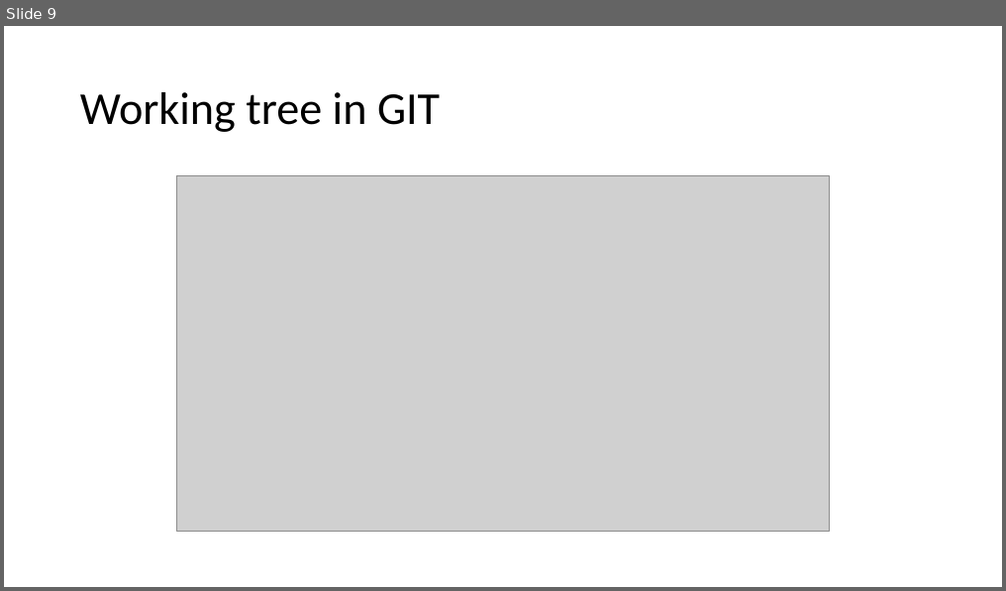
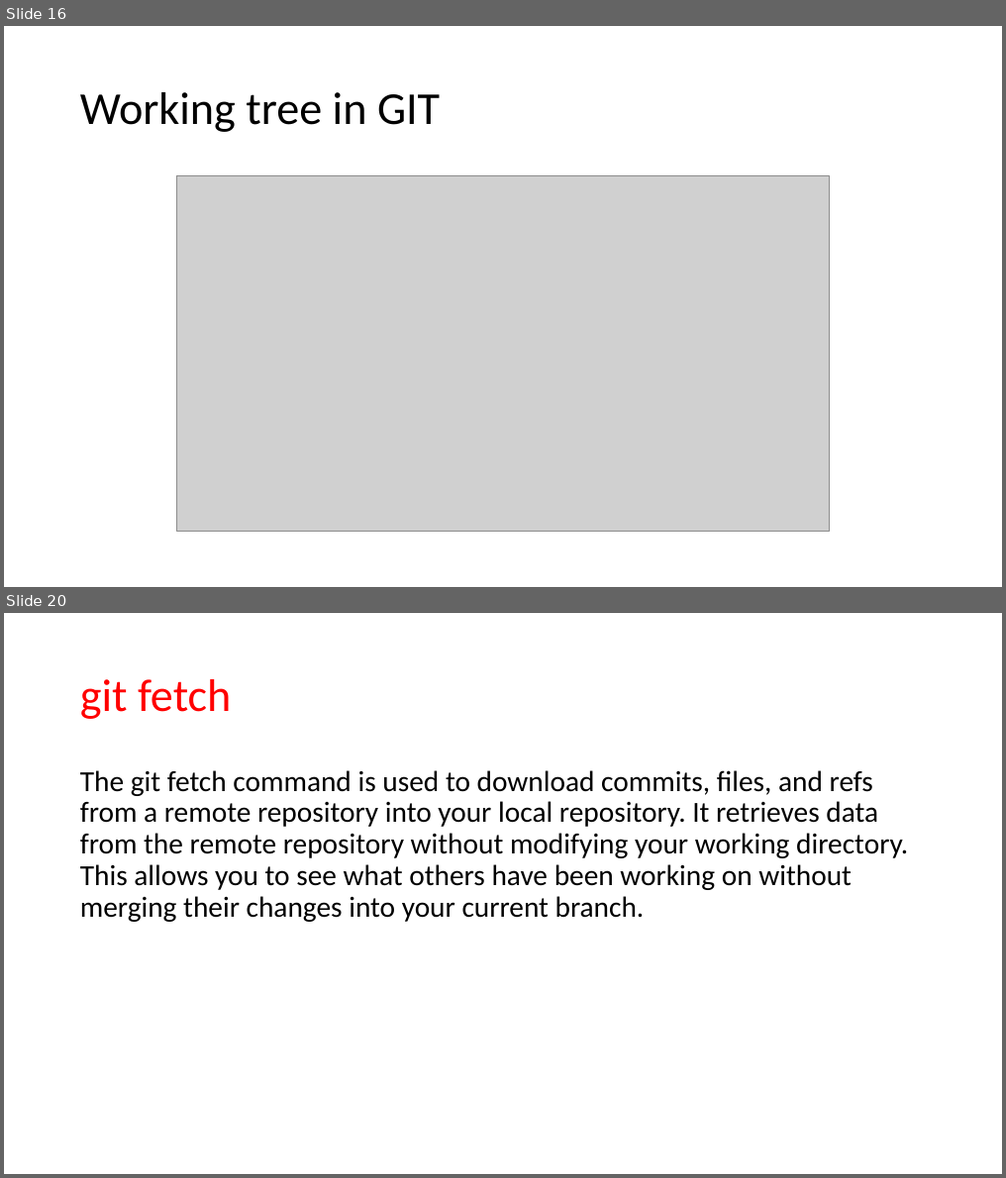
Before and after one commit to JanbaskDevops/Batch1, a slide deck: MyLearnings/CICD/Class5- Azure Repository/Class presentation.pptx. Shown one above the other, each under a label of ours: slide 9 before the commit, slides 16 and 20 after it; the slides between them are not shown. The pictures are 1006x591 and 1006x1178 pixels, drawn with LibreOffice and Linux fonts; fonts in the diff are those of the drawing; grey boxes stand for pictures. Boxes give left, top, right and bottom in pixels: in the first picture for what was removed or moved away, otherwise in the second. Text is boxed around its words. In the diff, an @@ line names an element or a change of style, - is before the commit and + after.

```diff
--- a/MyLearnings/CICD/Class5- Azure Repository/Class presentation.pptx
+++ b/MyLearnings/CICD/Class5- Azure Repository/Class presentation.pptx
@@ slide 20 added at [4, 613, 1002, 1174], background #FFFFFF @@
@@ title added at [80, 679, 231, 719], 44 pt, text #FF0000 @@
+git fetch
@@ text added at [80, 770, 908, 922], 28 pt, text #000000 @@
+The git fetch command is used to download commits, files, and refs from a remote repository into your local repository. It retrieves data from the remote repository without modifying your working directory. This allows you to see what others have been working on without merging their changes into your current branch.
@@ what was slide 9 is now slide 16 @@
```
Also in this commit, not shown: 15 other slides added, 18 other files.
